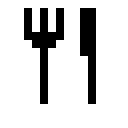
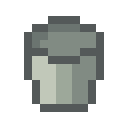
Comparing the layer stacks of the two 128x128 images. Changes:
added layer "Layer #6" above "Layer #5" over (24, 8, 104, 112)
hid "Layer #1" over (24, 8, 104, 112)
